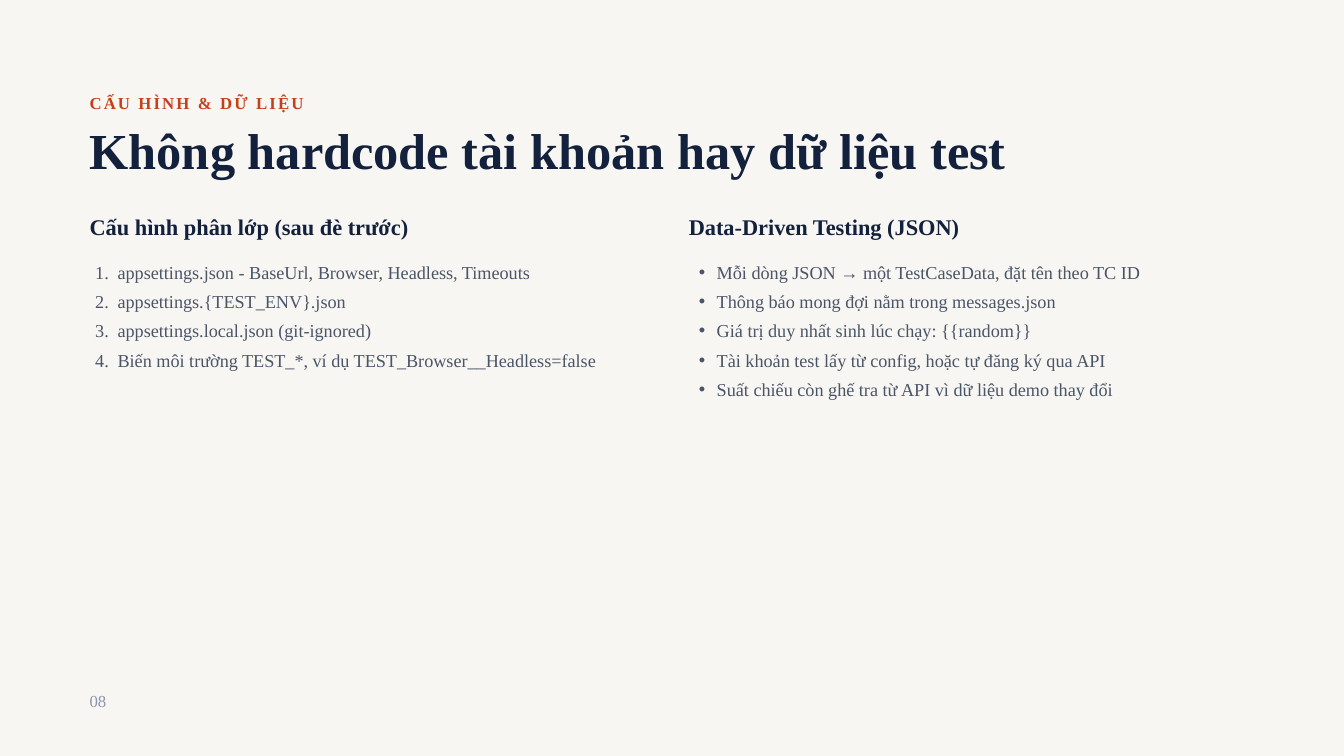
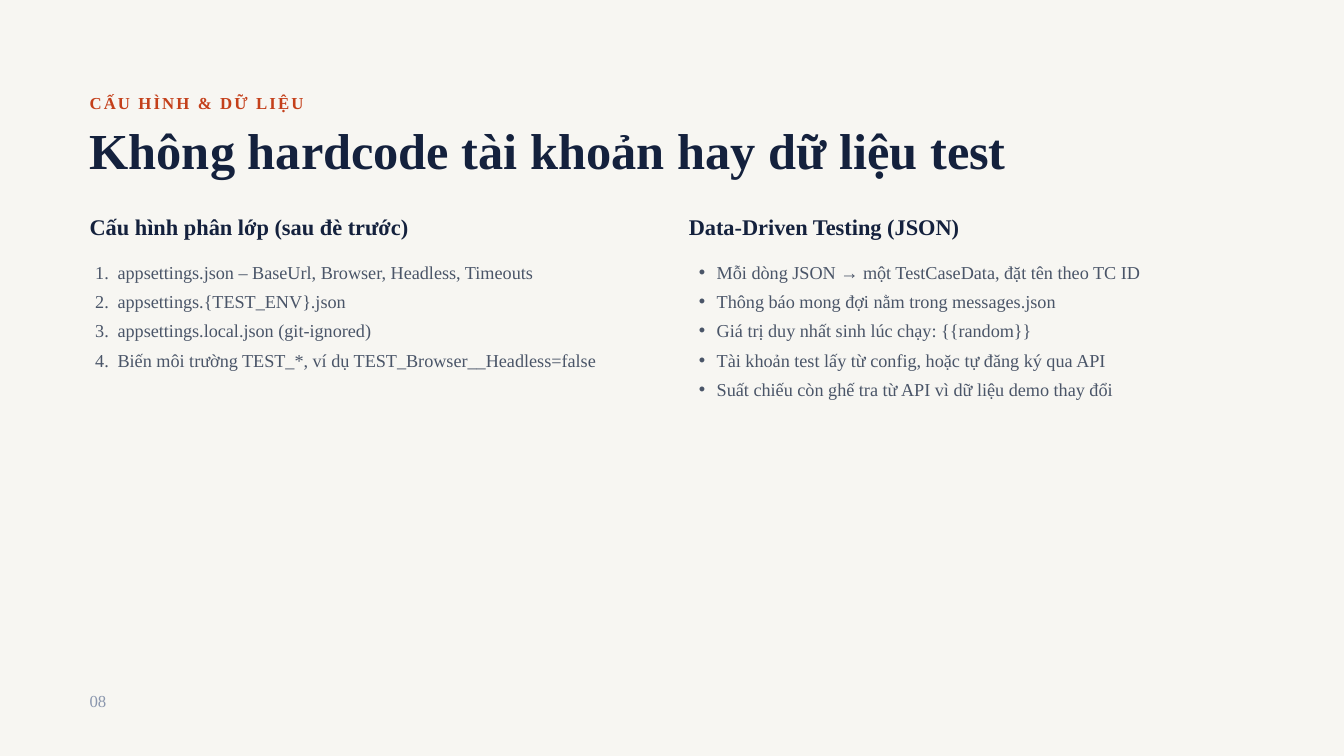
Before and after one commit to kh4nhNLK7068/CapstonePlaywrightTesting19, a slide deck: slide 8 of docs/Capstone Automation - Movie Booking.pptx. Drawn at 1344x756 pixels with LibreOffice and Linux fonts; fonts in the diff are those of the drawing. Boxes give left, top, right and bottom in pixels: in the first picture for what was removed or moved away, otherwise in the second. Text is boxed around its words. In the diff, an @@ line names an element or a change of style, - is before the commit and + after.

Commit message:
Add new test cases and KnownDefect category
- Updated `appsettings.json` to include test account credentials.
- Added `TC_BK_10` and `TC_BK_11` test cases in `BookingTests.cs`:
  - `TC_BK_10`: Tests booking multiple seats in one transaction.
  - `TC_BK_11`: Tests summary reset after booking (marked as KnownDefect).
- Introduced `KnownDefect` category in `TestCategories.cs` for tests of confirmed bugs.
- Updated `README.md`:
  - Reflected new test cases and KnownDefect category.
  - Documented `BUG-01` and `BUG-02` in the bug tracking section.
  - Added instructions for excluding KnownDefect tests during runs.
- Updated `TestCases.xlsx` and `Capstone Automation - Movie Booking.pptx` to reflect new test cases and bug details.

```diff
--- a/docs/Capstone Automation - Movie Booking.pptx
+++ b/docs/Capstone Automation - Movie Booking.pptx
@@ text at [118, 266, 533, 283]: text changed @@
-1. appsettings.json - BaseUrl, Browser, Headless, Timeouts
+1. appsettings.json – BaseUrl, Browser, Headless, Timeouts
```
Also in this commit, not shown: 9 other slides changed, 5 other files.
